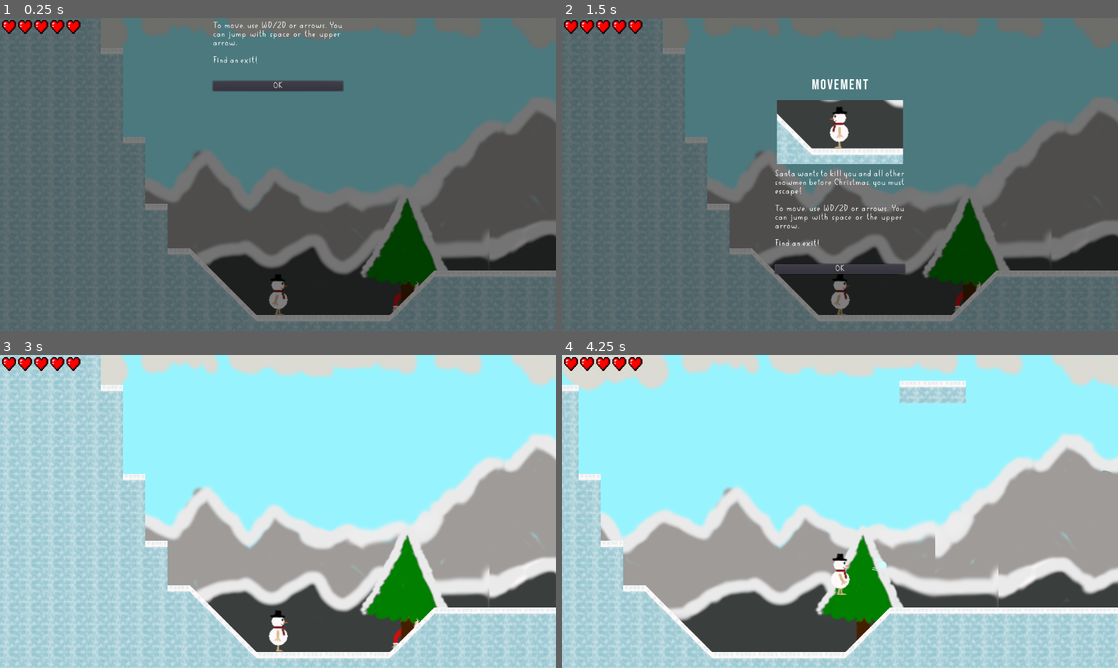
Above: before the commit, frames 1-4 (two rows, left to right).
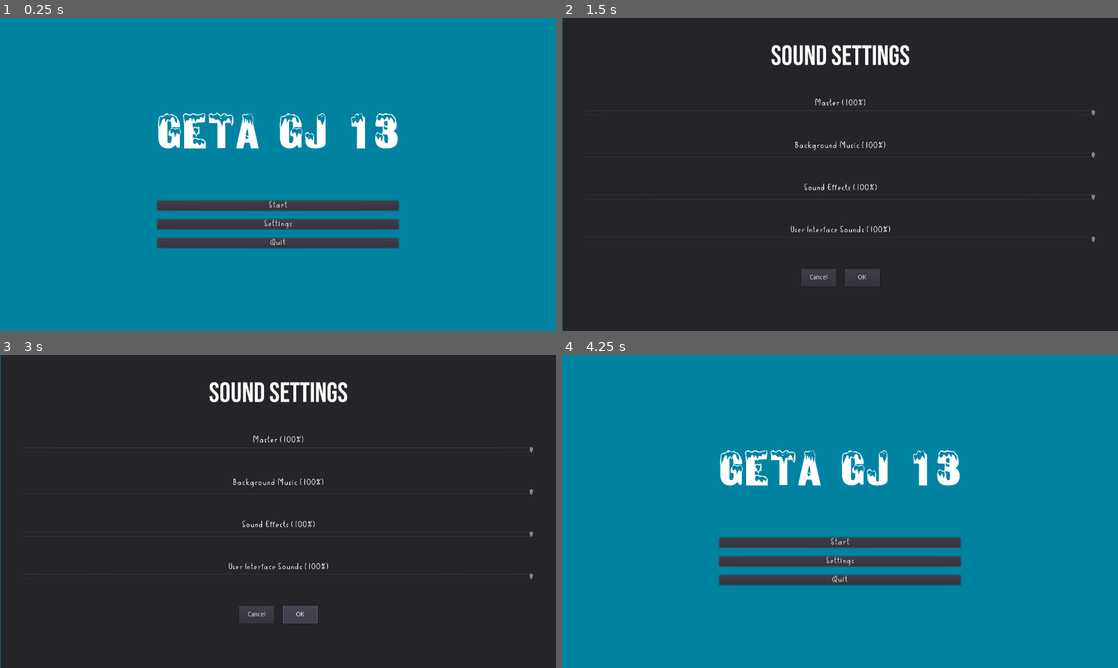
Above: after the commit, the same moments.

Repository: FeelZoR/Geta-GJ-13
Game: Godot game, scene res://src/UI/MainMenu.tscn
The game is run twice, just before and just after one commit, with the same random seed, the same clock (stepped at 60 frames per second) and the same inputs. Before the commit the project starts from res://src/Game.tscn. Sound files missing from this copy of the repository are replaced by a short silence.
Inputs (mouse positions are in pixels of both pictures, inside the frame that each line leads up to):
- Up to frame 1 (0.25 s): no input
- Up to frame 2 (1.5 s): click (840, 224) at 0.5 s, where only the run after the commit has a clickable "Settings"; click (840, 205) at 1.25 s, where only the run after the commit has a clickable "Start"
- Up to frame 3 (3 s): click (278, 542) at 2 s, where only the run after the commit has a clickable "Start"; click "OK" at 2.75 s
- Up to frame 4 (4.25 s): tap Enter (ui_accept) at 3.5 s; move the mouse to (962, 495) at 3.52 s; press the mouse at (962, 495) at 3.53 s; hold D (move_right) from 3.53 s (still down); tap Space (jump) at 3.77 s

The runs differ from the first frame. In frame 1, 98% of the frame differs, in the area x 0-100%, y 0-100%; in frame 2, 95%; in frame 3, 99%; in frame 4, 100%.

Commit message:
Add MainMenu

Diff:
--- a/project.godot
+++ b/project.godot
@@ -45,7 +45,7 @@
 [application]
 
 config/name="Geta-Gj-13"
-run/main_scene="res://src/Game.tscn"
+run/main_scene="res://src/UI/MainMenu.tscn"
 config/icon="res://icon.png"
 
 [autoload]
--- /dev/null
+++ b/src/UI/MainMenu.gd
@@ -0,0 +1,22 @@
+extends ColorRect
+
+var settings = preload("res://src/UI/Settings.tscn")
+
+signal settings_closed
+
+func _on_Start_pressed():
+	get_tree().change_scene("res://src/Game.tscn")
+
+func _on_Settings_pressed():
+	var settings_node = settings.instance()
+	settings_node.connect("close", self, "_on_Settings_closed")
+	add_child(settings_node)
+
+	yield(self, "settings_closed")
+	settings_node.queue_free()
+
+func _on_Settings_closed():
+	emit_signal("settings_closed")
+
+func _on_Quit_pressed():
+	get_tree().quit()
--- /dev/null
+++ b/src/UI/MainMenu.tscn
@@ -0,0 +1,69 @@
+[gd_scene load_steps=5 format=2]
+
+[ext_resource path="res://assets/theme/fonts/SnowtopCaps.ttf" type="DynamicFontData" id=1]
+[ext_resource path="res://assets/theme/fonts/Text_desc_font.tres" type="DynamicFont" id=2]
+[ext_resource path="res://src/UI/MainMenu.gd" type="Script" id=3]
+
+[sub_resource type="DynamicFont" id=1]
+size = 100
+extra_spacing_char = 4
+extra_spacing_space = 10
+font_data = ExtResource( 1 )
+
+[node name="MainMenu" type="ColorRect"]
+anchor_right = 1.0
+anchor_bottom = 1.0
+color = Color( 0, 0.517647, 0.635294, 1 )
+script = ExtResource( 3 )
+__meta__ = {
+"_edit_use_anchors_": false
+}
+
+[node name="CenterContainer" type="CenterContainer" parent="."]
+anchor_right = 1.0
+anchor_bottom = 1.0
+__meta__ = {
+"_edit_use_anchors_": false
+}
+
+[node name="VBoxContainer" type="VBoxContainer" parent="CenterContainer"]
+margin_left = 362.0
+margin_top = 191.0
+margin_right = 918.0
+margin_bottom = 529.0
+custom_constants/separation = 100
+
+[node name="Title" type="Label" parent="CenterContainer/VBoxContainer"]
+margin_right = 556.0
+margin_bottom = 129.0
+custom_fonts/font = SubResource( 1 )
+text = "Geta GJ 13"
+
+[node name="VBoxContainer" type="VBoxContainer" parent="CenterContainer/VBoxContainer"]
+margin_top = 229.0
+margin_right = 556.0
+margin_bottom = 338.0
+custom_constants/separation = 20
+
+[node name="Start" type="Button" parent="CenterContainer/VBoxContainer/VBoxContainer"]
+margin_right = 556.0
+margin_bottom = 23.0
+custom_fonts/font = ExtResource( 2 )
+text = "Start"
+
+[node name="Settings" type="Button" parent="CenterContainer/VBoxContainer/VBoxContainer"]
+margin_top = 43.0
+margin_right = 556.0
+margin_bottom = 66.0
+custom_fonts/font = ExtResource( 2 )
+text = "Settings"
+
+[node name="Quit" type="Button" parent="CenterContainer/VBoxContainer/VBoxContainer"]
+margin_top = 86.0
+margin_right = 556.0
+margin_bottom = 109.0
+custom_fonts/font = ExtResource( 2 )
+text = "Quit"
+[connection signal="pressed" from="CenterContainer/VBoxContainer/VBoxContainer/Start" to="." method="_on_Start_pressed"]
+[connection signal="pressed" from="CenterContainer/VBoxContainer/VBoxContainer/Settings" to="." method="_on_Settings_pressed"]
+[connection signal="pressed" from="CenterContainer/VBoxContainer/VBoxContainer/Quit" to="." method="_on_Quit_pressed"]
Not shown, changed: Credits.txt
Binary file added: assets/theme/fonts/SnowtopCaps.ttf
